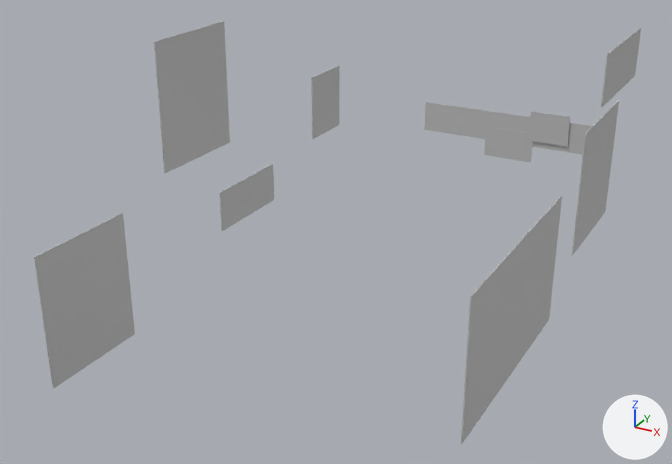
The FBX model Content/SOUSMALINPROJET/Art/plane_grp.fbx as it was, and as the next commit left it.
Both versions are drawn from a 50 mm lens placed at (3.15, -6.72, 3.99), pointed at (-0.31, -0.42, 0.85). The lights are fixed; the arrows at lower right show +X, +Y and +Z. Where no turn or scale is listed for an object, it has been applied to the vertices.

The older version as bpy lines, for what is in view:
```python
ob_plane_10_msh = bpy.data.objects.new('plane_10_msh', me_mesh_009)
ob_plane_10_msh.location = (1.475, -1.06, 0.875)
ob_plane_1_msh = bpy.data.objects.new('plane_1_msh', me_mesh)
ob_plane_1_msh.location = (0.063, 2.995, 0.865)
ob_plane_2_msh = bpy.data.objects.new('plane_2_msh', me_mesh_001)
ob_plane_2_msh.location = (0.478, 2.976, 0.935)
ob_plane_3_msh = bpy.data.objects.new('plane_3_msh', me_mesh_002)
ob_plane_3_msh.location = (0.03, 2.986, 0.682)
ob_plane_4_msh = bpy.data.objects.new('plane_4_msh', me_mesh_003)
ob_plane_4_msh.location = (-1.491, 0.019, 0.79)
ob_plane_5_msh = bpy.data.objects.new('plane_5_msh', me_mesh_004)
ob_plane_5_msh.location = (-1.491, 1.508, 1.331)
ob_plane_6_msh = bpy.data.objects.new('plane_6_msh', me_mesh_005)
ob_plane_6_msh.location = (-1.491, -0.695, 1.928)
ob_plane_7_msh = bpy.data.objects.new('plane_7_msh', me_mesh_006)
ob_plane_7_msh.location = (-1.491, -2.145, 0.707)
ob_plane_9_msh = bpy.data.objects.new('plane_9_msh', me_mesh_008)
ob_plane_9_msh.location = (1.475, 1.475, 2.067)
# also in view: 'plane_8_msh' at (1.48, 0.97, 1.21)
```
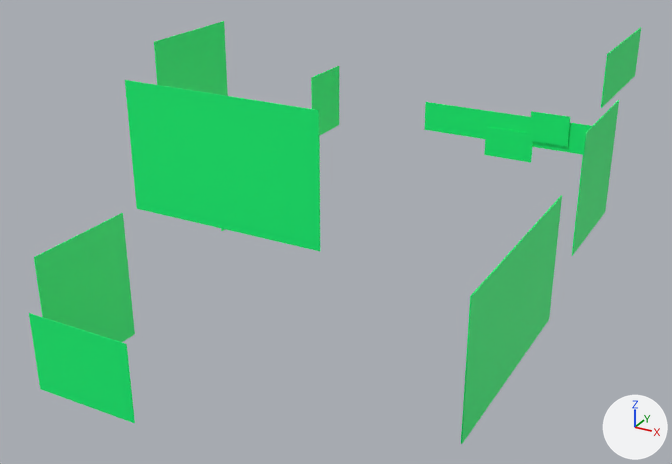
Patch to the scene script:
```diff
--- a/Content/SOUSMALINPROJET/Art/plane_grp.fbx.py
+++ b/Content/SOUSMALINPROJET/Art/plane_grp.fbx.py
@@ me_mesh @@
 me_mesh.from_pydata(...)  # 8 vertices, 6 faces; spans x -1.07..1.07, y 0.0, z -0.17..0.17
-me_mesh.materials.append(mat_lambert2)  # grey #bcbcbc
+me_mesh.materials.append(mat_m_plane)  # green #00ff77
@@ me_mesh_002 @@
 me_mesh_002.from_pydata(...)  # 8 vertices, 6 faces; spans x -0.276..0.276, y -0.004..0.004, z -0.167..0.167
-me_mesh_002.materials.append(mat_lambert2)  # grey #bcbcbc
+me_mesh_002.materials.append(mat_m_plane)  # green #00ff77
@@ me_mesh_001 @@
 me_mesh_001.from_pydata(...)  # 8 vertices, 6 faces; spans x -0.218..0.218, y -0.004..0.004, z -0.167..0.167
-me_mesh_001.materials.append(mat_lambert2)  # grey #bcbcbc
+me_mesh_001.materials.append(mat_m_plane)  # green #00ff77
@@ me_mesh_009 @@
 me_mesh_009.from_pydata(...)  # 8 vertices, 6 faces; spans x 0.0, y -0.94..0.94, z -0.53..0.53
-me_mesh_009.materials.append(mat_lambert2)  # grey #bcbcbc
+me_mesh_009.materials.append(mat_m_plane)  # green #00ff77
@@ me_mesh_008 @@
 me_mesh_008.from_pydata(...)  # 8 vertices, 6 faces; spans x -0.004..0.004, y -0.61..0.61, z -0.224..0.224
-me_mesh_008.materials.append(mat_lambert2)  # grey #bcbcbc
+me_mesh_008.materials.append(mat_m_plane)  # green #00ff77
@@ me_mesh_003 @@
 me_mesh_003.from_pydata(...)  # 8 vertices, 6 faces; spans x -0.004..0.004, y -0.441..0.441, z -0.188..0.188
-me_mesh_003.materials.append(mat_lambert2)  # grey #bcbcbc
+me_mesh_003.materials.append(mat_m_plane)  # green #00ff77
@@ me_mesh_007 @@
 me_mesh_007.from_pydata(...)  # 8 vertices, 6 faces; spans x -0.004..0.004, y -0.545..0.545, z -0.535..0.535
-me_mesh_007.materials.append(mat_lambert2)  # grey #bcbcbc
+me_mesh_007.materials.append(mat_m_plane)  # green #00ff77
@@ me_mesh_005 @@
 me_mesh_005.from_pydata(...)  # 8 vertices, 6 faces; spans x -0.004..0.004, y -0.458..0.458, z -0.535..0.535
-me_mesh_005.materials.append(mat_lambert2)  # grey #bcbcbc
+me_mesh_005.materials.append(mat_m_plane)  # green #00ff77
@@ me_mesh_004 @@
 me_mesh_004.from_pydata(...)  # 8 vertices, 6 faces; spans x -0.004..0.004, y -0.287..0.287, z -0.324..0.324
-me_mesh_004.materials.append(mat_lambert2)  # grey #bcbcbc
+me_mesh_004.materials.append(mat_m_plane)  # green #00ff77
@@ me_mesh_006 @@
 me_mesh_006.from_pydata(...)  # 8 vertices, 6 faces; spans x -0.004..0.004, y -0.458..0.458, z -0.535..0.535
-me_mesh_006.materials.append(mat_lambert2)  # grey #bcbcbc
+me_mesh_006.materials.append(mat_m_plane)  # green #00ff77
@@ ob_plane_12_msh @@
+ob_plane_12_msh = bpy.data.objects.new('plane_12_msh', me_mesh_011)  # a box spanning x -0.416..0.416, y -0.002..0.002, z -0.296..0.296; in mat_m_plane (green #00ff77)
+ob_plane_12_msh.location = (-0.849, -2.913, 0.714)
@@ ob_plane_11_msh @@
+ob_plane_11_msh = bpy.data.objects.new('plane_11_msh', me_mesh_010)  # a box spanning x -0.606..0.606, y -0.003..0.003, z -0.376..0.376; in mat_m_plane (green #00ff77)
+ob_plane_11_msh.location = (0.361, -2.913, 2.338)
```

What differs and where, as boxes [x1, y1, x2, y2] in the pictures (672 x 464 px):
'plane_11_msh', added (green): after [125, 80, 320, 251]
'plane_7_msh', recoloured (grey to green): [34, 213, 135, 389] in both
'plane_10_msh', recoloured (grey to green): [461, 195, 562, 444] in both
'plane_6_msh', recoloured (grey to green): [154, 21, 230, 173] in both
'plane_12_msh', added (green): after [29, 313, 135, 423]
'plane_8_msh', recoloured (grey to green): [572, 100, 619, 256] in both
'plane_1_msh', recoloured (grey to green): [424, 102, 592, 155] in both
'plane_4_msh', recoloured: [219, 164, 274, 231] in both
'plane_5_msh', recoloured (grey to green): [311, 66, 339, 139] in both
'plane_9_msh', recoloured (grey to green): [601, 27, 641, 108] in both
'plane_3_msh', recoloured (grey to green): [484, 127, 533, 163] in both
'plane_2_msh', recoloured (grey to green): [529, 111, 571, 146] in both
